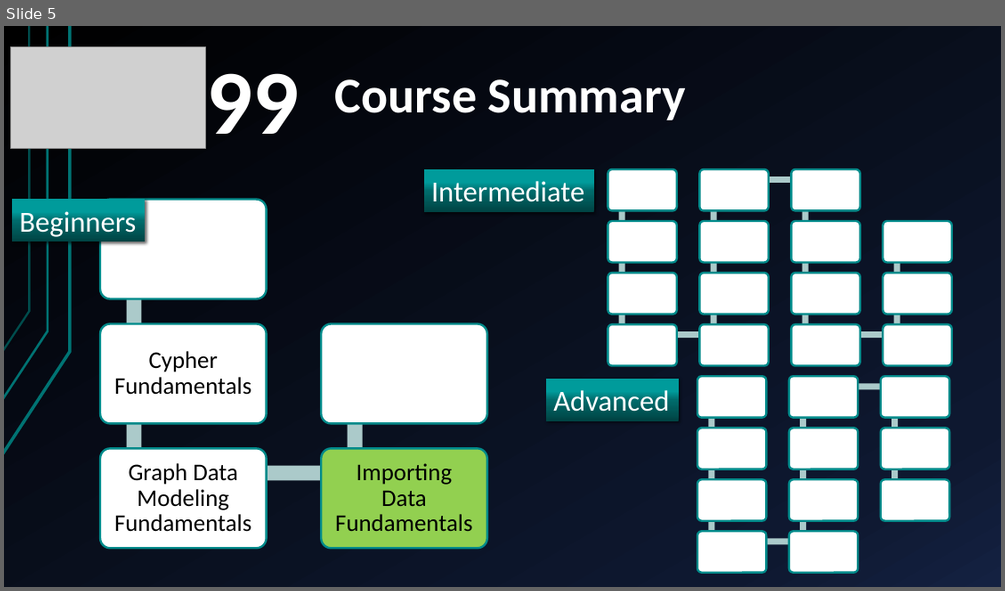
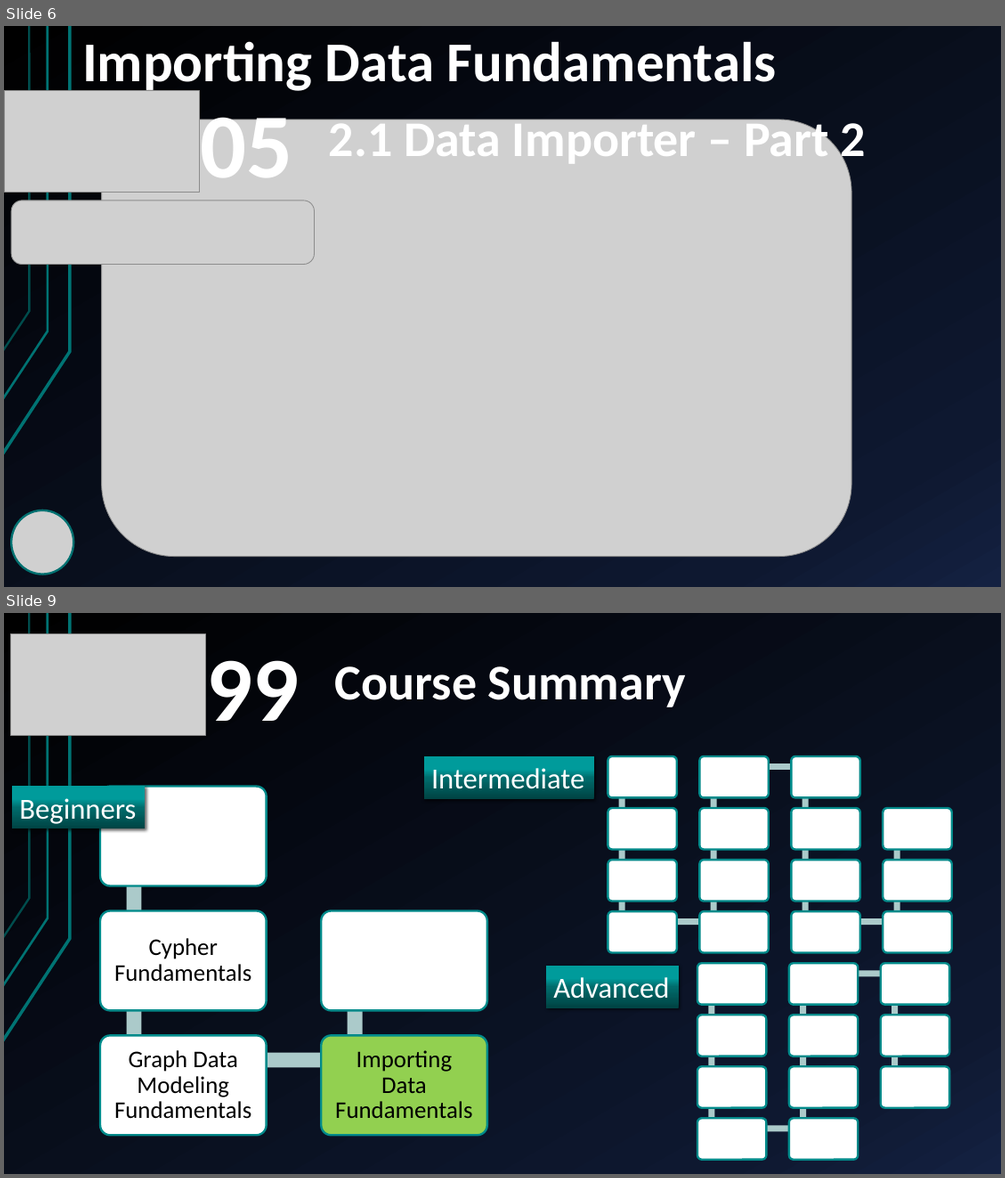
Before and after one commit to yasenstar/learn_graphdb, a slide deck: neo4j/import_data_fundamentals/Importing_Data_Fundamentals.pptx. Shown one above the other, each under a label of ours: slide 5 before the commit, slides 6 and 9 after it; the slides between them are not shown. The pictures are 1005x591 and 1005x1178 pixels, drawn with LibreOffice and Linux fonts; fonts in the diff are those of the drawing; grey boxes stand for pictures. Boxes give left, top, right and bottom in pixels: in the first picture for what was removed or moved away, otherwise in the second. Text is boxed around its words. In the diff, an @@ line names an element or a change of style, - is before the commit and + after.

```diff
--- a/neo4j/import_data_fundamentals/Importing_Data_Fundamentals.pptx
+++ b/neo4j/import_data_fundamentals/Importing_Data_Fundamentals.pptx
@@ slide 6 added at <box>4,26,1001,587</box>, background gradient #000000 to #0F1931 to #142242; not listed: 3 template elements that a slide beside it also shows @@
@@ text added at <box>82,41,777,95</box>, 54 pt, text #FFFFFF, bold @@
+Importing Data Fundamentals
@@ picture added at <box>4,90,199,192</box> @@
@@ text added at <box>200,102,292,177</box>, 88 pt, text #FFFFFF, bold @@
+05
@@ picture added at <box>101,119,851,556</box> @@
@@ title added at <box>329,115,865,168</box>, 48 pt, text #FFFFFF, bold @@
+2.1 Data Importer – Part 2
@@ picture added at <box>11,200,315,264</box> @@
@@ picture added at <box>11,510,73,574</box> @@
@@ what was slide 5 is now slide 9 @@
```
Also in this commit, not shown: 3 other slides added, 1 other file.
